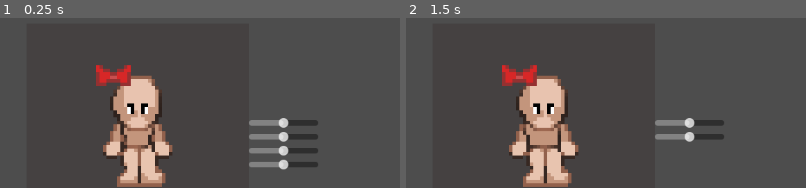
Above: before the commit, frames 1-2 (left to right).
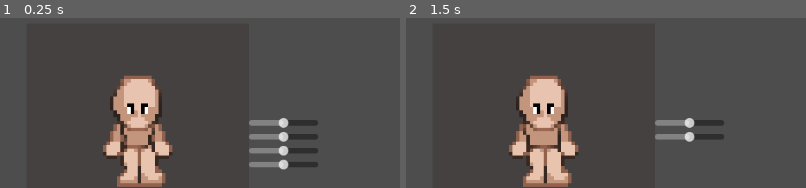
Above: after the commit, the same moments.

Repository: p1petto/CharacterMakerNew
Game: Godot game, scene res://Scenes/maker.tscn
The game is run twice, just before and just after one commit, with the same random seed, the same clock (stepped at 60 frames per second) and the same inputs. The engine's default icon, where the game draws it, is replaced by a stand-in: a white triangle on a blue panel in a dark square.
Inputs (mouse positions are % of the whole screen's width and height, from its top left):
- Up to frame 1 (0.25 s): no input
- Up to frame 2 (1.5 s): click (15, 77) at 0.5 s; click (24, 77) at 1.27 s
The pictures show only the part of the screen within x 33-83%, y 0-50%; the shares and areas given below are measured in that part.

The runs differ from the first frame. In frame 1, 0.9% of the frame differs, in the area x 24-33%, y 27-40%; in frame 2, 0.9%.

Commit message:
added: Начальное z позиционирование аксессуара зависит от направления и дочернего номера, при повроте по вертикали z индекс меняется

Diff:
--- a/Resources/Accessories/Bow/Bow.tres
+++ b/Resources/Accessories/Bow/Bow.tres
@@ -9,7 +9,7 @@
 top_texture = ExtResource("1_l2h40")
 right_texture = ExtResource("1_l2h40")
 left_texture = ExtResource("1_l2h40")
-start_down_position = Vector2(0, 0)
-start_top_position = Vector2(0, 0)
-start_right_position = Vector2(0, 0)
-start_left_position = Vector2(0, 0)
+start_down_position = Vector2(7, 1)
+start_top_position = Vector2(7, 1)
+start_right_position = Vector2(9, 1)
+start_left_position = Vector2(5, 1)
--- a/Scenes/accessorie.tscn
+++ b/Scenes/accessorie.tscn
@@ -1,10 +1,17 @@
-[gd_scene load_steps=4 format=3 uid="uid://dkx36rbim5llp"]
+[gd_scene load_steps=5 format=3 uid="uid://dkx36rbim5llp"]
 
 [ext_resource type="Texture2D" uid="uid://bo2x0ciffvb2f" path="res://Assets/Character/accessories/bow/bow.png" id="1_ushvf"]
 [ext_resource type="Script" path="res://Scripts/Accessories/Accessorie.gd" id="2_kk21r"]
 [ext_resource type="Resource" uid="uid://cus7ywgrjt6mb" path="res://Resources/Accessories/Bow/Bow.tres" id="3_dyt73"]
 
-[node name="Accessorie" type="Sprite2D"]
-texture = ExtResource("1_ushvf")
+[sub_resource type="RectangleShape2D" id="RectangleShape2D_h6kh0"]
+
+[node name="Accessorie" type="Area2D"]
 script = ExtResource("2_kk21r")
 accessorie = ExtResource("3_dyt73")
+
+[node name="Sprite2D" type="Sprite2D" parent="."]
+texture = ExtResource("1_ushvf")
+
+[node name="CollisionShape2D" type="CollisionShape2D" parent="."]
+shape = SubResource("RectangleShape2D_h6kh0")
--- a/Scenes/dynamic_part.tscn
+++ b/Scenes/dynamic_part.tscn
@@ -1,8 +1,7 @@
-[gd_scene load_steps=5 format=3 uid="uid://dy613l8j7trug"]
+[gd_scene load_steps=4 format=3 uid="uid://dy613l8j7trug"]
 
 [ext_resource type="Script" path="res://Scripts/DynamicParts/dynamic_part.gd" id="1_aptrw"]
 [ext_resource type="Texture2D" uid="uid://b6c2oobtn80w5" path="res://idle-Sheet2.png" id="3_8aldy"]
-[ext_resource type="PackedScene" uid="uid://dkx36rbim5llp" path="res://Scenes/accessorie.tscn" id="3_oqj0g"]
 
 [sub_resource type="Gradient" id="Gradient_1pucr"]
 interpolation_mode = 2
@@ -82,5 +81,3 @@
 [node name="Accessories" type="Container" parent="."]
 offset_right = 64.0
 offset_bottom = 64.0
-
-[node name="Accessorie" parent="Accessories" instance=ExtResource("3_oqj0g")]
--- a/Scripts/Accessories/Accessorie.gd
+++ b/Scripts/Accessories/Accessorie.gd
@@ -1,19 +1,62 @@
-extends Sprite2D
+extends Area2D
 
 @export var accessorie: Accessorie
+
+@onready var sprite2d = $Sprite2D
+@onready var collision_shape = $CollisionShape2D
 
 var cur_down_position: Vector2
 var cur_top_position: Vector2
 var cur_right_position: Vector2
 var cur_left_position: Vector2
 
-# Called when the node enters the scene tree for the first time.
+var z_down: int
+var z_top: int
+var z_left: int
+var z_right: int
+
 func _ready() -> void:
-	position = accessorie.start_down_position
 	cur_down_position = accessorie.start_down_position
 	cur_top_position = accessorie.start_top_position
 	cur_right_position = accessorie.start_right_position
 	cur_left_position = accessorie.start_left_position
+
+	change_direction(Global.current_dir)
+
+	collision_shape.shape.size = sprite2d.texture.get_size()
+
+	var child_index = get_index()
+
+	match Global.current_dir:
+		"down":
+			z_down = child_index + 1
+			z_top = -(child_index + 1)
+			z_right = child_index + 1
+			z_left = child_index + 1
+
+			z_index = z_down
+		"top":
+			z_down = -(child_index + 1)
+			z_top = child_index + 1
+			z_right = child_index + 1
+			z_left = child_index + 1
+
+			z_index = z_top
+		"right":
+			z_down = child_index + 1
+			z_top = -(child_index + 1)
+			z_right = child_index + 1
+			z_left = child_index + 1
+
+			z_index = z_right
+		"left":
+			z_down = child_index + 1
+			z_top = -(child_index + 1)
+			z_right = child_index + 1
+			z_left = child_index + 1
+
+			z_index = z_left
+
 
 # Called every frame. 'delta' is the elapsed time since the previous frame.
 func _process(delta: float) -> void:
@@ -22,14 +65,18 @@
 func change_direction(dir: String) -> void:
 	match dir:
 		"down":
-			texture = accessorie.down_texture
+			sprite2d.texture = accessorie.down_texture
 			position = cur_down_position
+			z_index = z_down
 		"top":
-			texture = accessorie.top_texture
+			sprite2d.texture = accessorie.top_texture
 			position = cur_top_position
+			z_index = z_top
 		"right":
-			texture = accessorie.right_texture
+			sprite2d.texture = accessorie.right_texture
 			position = cur_right_position
+			z_index = z_right
 		"left":
-			texture = accessorie.left_texture
+			sprite2d.texture = accessorie.left_texture
 			position = cur_left_position
+			z_index = z_left
--- a/Scripts/UI/catalog_list.gd
+++ b/Scripts/UI/catalog_list.gd
@@ -94,6 +94,6 @@
 	var accessory_instance = accessory_scene.instantiate()
 
 	var accessory_number = current_node.get_child_count()
-	accessory_instance.name = "Accessorie" + str(accessory_number)
+	accessory_instance.name = "Accessorie_" + str(accessory_number)
 
 	current_node.add_child(accessory_instance)
--- a/Scripts/character.gd
+++ b/Scripts/character.gd
@@ -6,6 +6,7 @@
 
 @onready var catallog = $"../../../UI/Catalog/CatalogContainer"
 @onready var direction_controller = $"../../../UI/DirectionButtons"
+@onready var head = $Head
 
 var cur_dir = "down"
 
@@ -43,3 +44,8 @@
 	for child in head_static_elements.get_children():
 		if child.is_in_group("Static"):
 			child.change_direction(cur_dir)
+	for child in body_static_elements.get_children():
+		if child.is_in_group("Static"):
+			child.change_direction(cur_dir)
+	for child in head.get_node("Accessories").get_children():
+		child.change_direction(cur_dir)
